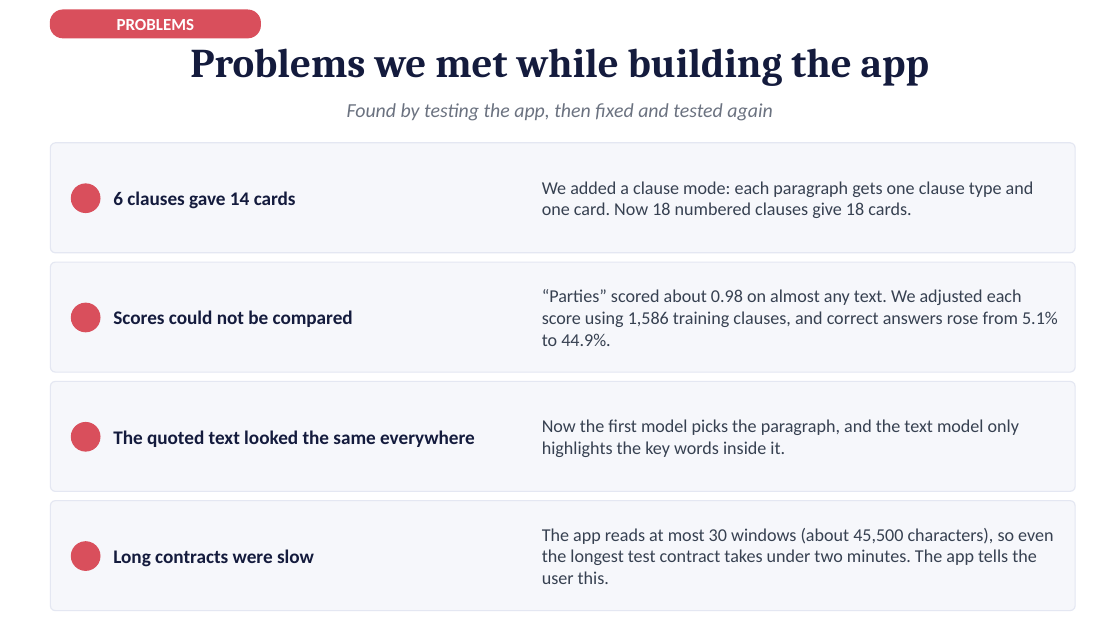
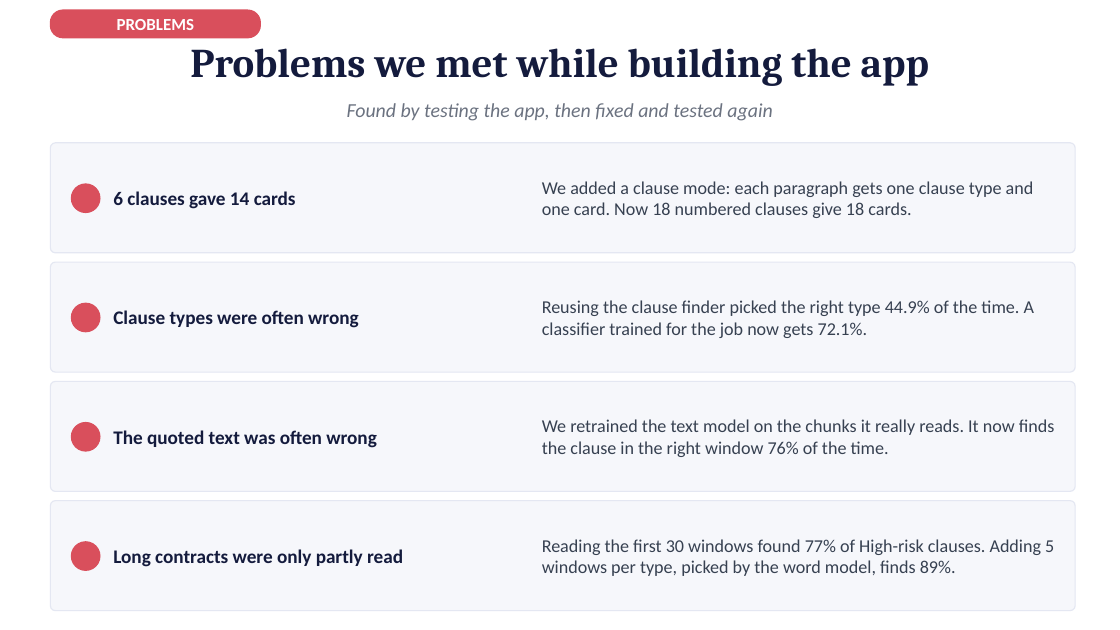
Before and after one commit to afnanmz168/clausify-p3, a slide deck: slide 10 of P25301051-p3-presentation-15-slides.pptx. Drawn at 1120x630 pixels with LibreOffice and Linux fonts; fonts in the diff are those of the drawing. Boxes give left, top, right and bottom in pixels: in the first picture for what was removed or moved away, otherwise in the second. Text is boxed around its words. In the diff, an @@ line names an element or a change of style, - is before the commit and + after.

```diff
--- a/P25301051-p3-presentation-15-slides.pptx
+++ b/P25301051-p3-presentation-15-slides.pptx
@@ text at (113, 310, 359, 328): text changed @@
-Scores could not be compared
+Clause types were often wrong
@@ text at (542, 300, 1034, 338): text changed @@
-“Parties” scored about 0.98 on almost any text. We adjusted each score using 1,586 training clauses, and correct answers rose from 5.1% to 44.9%.
+Reusing the clause finder picked the right type 44.9% of the time. A classifier trained for the job now gets 72.1%.
@@ text at (542, 419, 1055, 457): text changed @@
-Now the first model picks the paragraph, and the text model only highlights the key words inside it.
+We retrained the text model on the chunks it really reads. It now finds the clause in the right window 76% of the time.
@@ text at (113, 430, 377, 448): text changed @@
-The quoted text looked the same everywhere
+The quoted text was often wrong
@@ text at (542, 539, 1054, 576): text changed @@
-The app reads at most 30 windows (about 45,500 characters), so even the longest test contract takes under two minutes. The app tells the user this.
+Reading the first 30 windows found 77% of High-risk clauses. Adding 5 windows per type, picked by the word model, finds 89%.
@@ text at (113, 549, 403, 567): text changed @@
-Long contracts were slow
+Long contracts were only partly read
```
Also in this commit, not shown: 3 other slides changed, 49 other files.
